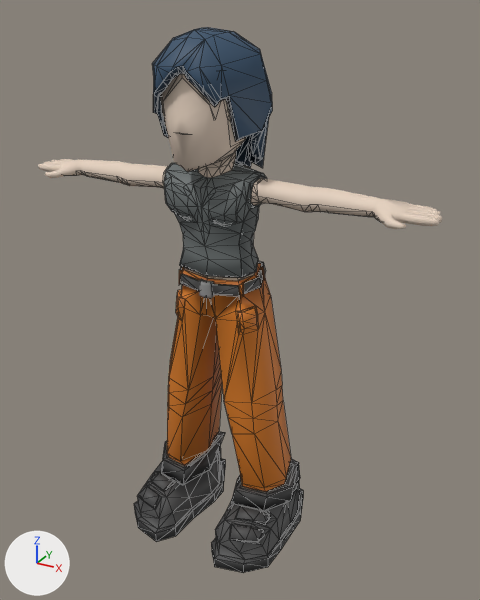
What one commit did to the glTF model video_projector/view/running/models/runner_red/scene.gltf.
One viewpoint serves both versions: a 50 mm camera at (5.02, -7.37, 7.78) aimed at (1.53, -1.02, 4.6). The axes (+X, +Y, +Z) are drawn at lower left. The lights are the same throughout. Mesh edges are drawn as thin lines on the coarser meshes. Where no turn or scale is listed for an object, it has been applied to the vertices.

The first picture shows 'MARA_0', 'MARA_1', 'MARA_10', 'MARA_14', 'MARA_15', 'MARA_2', 'MARA_3', 'MARA_4', 'MARA_5', 'MARA_6', 'MARA_7', 'MARA_9'.
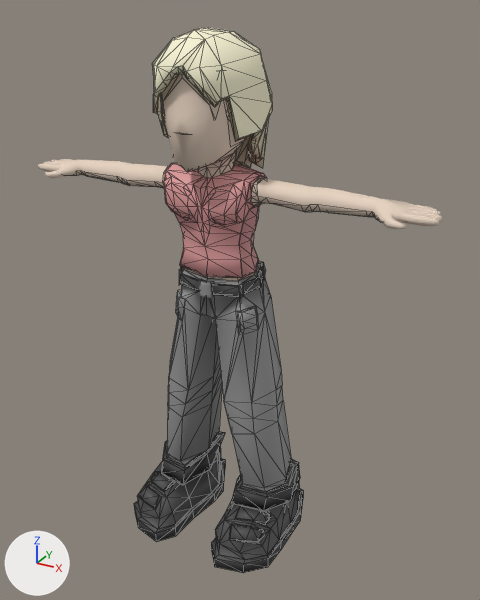
Boxes (x1, y1, x2, y2) around the edits, measured in the pictures (480 x 600 px):
```json
{"object": "MARA_1", "change": "recoloured", "before": [167, 267, 291, 488], "after": [167, 267, 291, 488]}
{"object": "MARA_2", "change": "recoloured", "before": [164, 163, 267, 278], "after": [164, 163, 267, 278]}
{"object": "MARA_14", "change": "recoloured", "before": [152, 27, 272, 159], "after": [152, 27, 272, 159], "on screen": "blue to white"}
{"object": "MARA_3", "change": "recoloured", "before": [167, 263, 286, 492], "after": [167, 263, 286, 492]}
{"object": "MARA_15", "change": "recoloured", "before": [153, 66, 264, 168], "after": [153, 66, 264, 168]}
{"object": "MARA_6", "change": "recoloured", "before": [239, 175, 267, 278], "after": [239, 175, 267, 278]}
```

The change, as JSON lines over the scene's bpy script:
```json
{"op": "set", "path": "mat_pantalon.base_color", "old": "(0.662, 0.189, 0.0128)", "new": "(0.3, 0.3, 0.3)", "note": "orange #d5781e -> grey #959595"}
{"op": "set", "path": "mat_camiseta.base_color", "old": "(0.154, 0.173, 0.173)", "new": "(0.804, 0.361, 0.361)", "note": "grey #6d7373 -> pink #e8a2a2"}
{"op": "set", "path": "mat_sombra_p.base_color", "old": "(0.507, 0.147, 0.0106)", "new": "(0.25, 0.25, 0.25)", "note": "orange #bd6b1a -> grey #898989"}
{"op": "set", "path": "mat_sombra_c.base_color", "old": "(0.106, 0.119, 0.119)", "new": "(0.643, 0.286, 0.286)", "note": "dark grey #5c6161 -> pink #d29292"}
{"op": "set", "path": "mat_hair.base_color", "old": "(0.0317, 0.0752, 0.138)", "new": "(0.965, 0.922, 0.671)", "note": "dark blue #324e68 -> white #fbf6d6"}
{"op": "set", "path": "mat_hair_001.base_color", "old": "(0.0169, 0.0377, 0.0668)", "new": "(0.769, 0.737, 0.533)", "note": "dark blue #233749 -> light grey #e3dfc1"}
```
